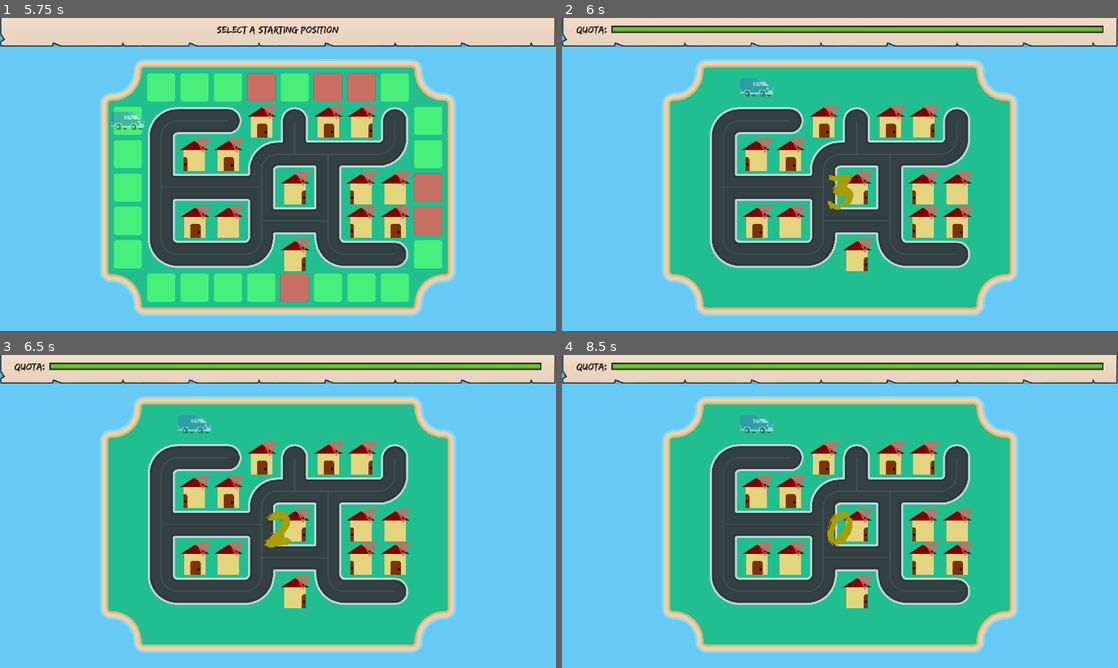
Above: before the commit, frames 1-4 (two rows, left to right).
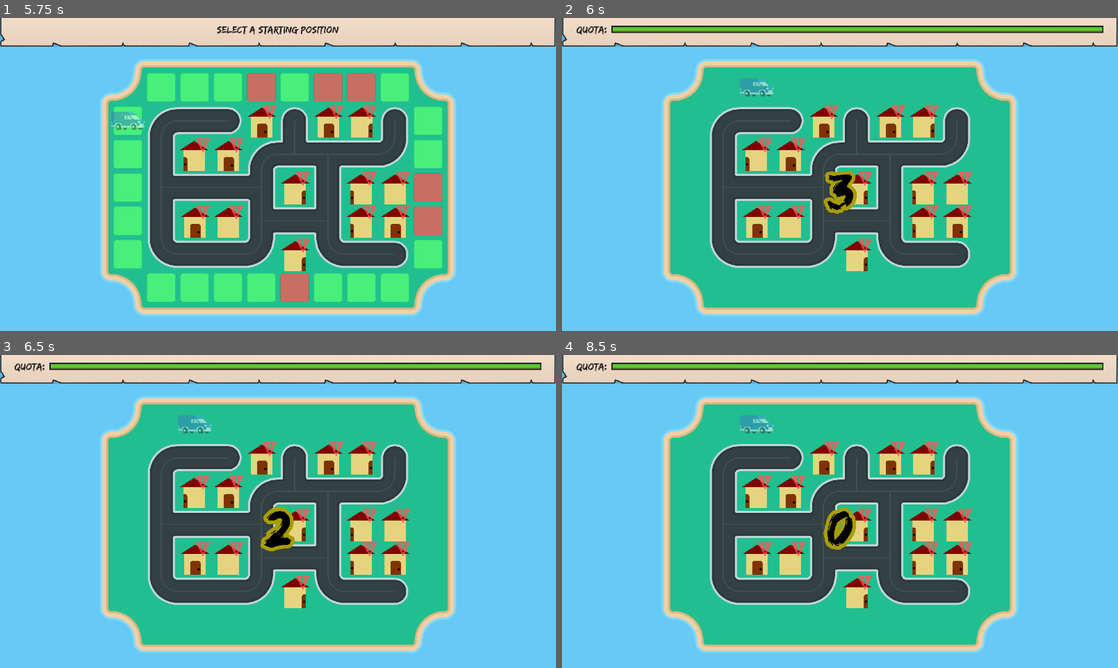
Above: after the commit, the same moments.

Repository: DamienKusters/gmtk2026jam
Game: Godot game, scene res://nodes/game.tscn
Same seed, same stepped clock (60 frames per second), same inputs: the game is played once before the commit and once after it. The engine's default icon, where the game draws it, is replaced by a stand-in: a white triangle on a blue panel in a dark square. Sound files missing from this copy of the repository are replaced by a short silence.
Inputs (mouse positions are in pixels of both pictures, inside the frame that each line leads up to):
- Up to frame 1 (5.75 s): tap Enter at 0.5, 2, 3.5 s; move the mouse to (400, 158) at 0.52 s; hold D (right) 0.53-1.28 s; tap 1 (action1) at 0.6, 3.6 s; tap Space at 1.25, 2.75, 4.25 s; move the mouse to (166, 190) at 1.27 s; hold S (down) 1.28-2.03 s; tap 2 (action2) at 1.35, 4.35 s; move the mouse to (333, 105) at 2.02 s; hold D (right) 2.03-2.78 s; tap 3 (action3) at 2.1, 5.1 s; move the mouse to (250, 237) at 2.77 s; hold W (up) 2.78-3.53 s; click (250, 237) at 2.85 s; move the mouse to (444, 221) at 3.52 s; hold A (left) 3.53-5.03 s; move the mouse to (111, 127) at 4.27 s; move the mouse to (305, 174) at 5.02 s; hold S (down) from 5.03 s (still down)
- Up to frame 2 (6 s): move the mouse to (756, 96) at 5.77 s; release S (down) at 5.78 s; hold D (right) from 5.78 s (still down); click (756, 96) at 5.85 s
- Up to frame 3 (6.5 s): keep holding D (right)
- Up to frame 4 (8.5 s): move the mouse to (962, 495) at 6.52 s; release D (right) at 6.53 s; hold W (up) 6.53-7.28 s; tap 1 (action1) at 6.6 s; move the mouse to (728, 527) at 7.27 s; hold D (right) 7.28-8.03 s; tap 2 (action2) at 7.35 s; move the mouse to (895, 442) at 8.02 s; hold S (down) from 8.03 s (still down); tap 3 (action3) at 8.1 s

Frame 1 is identical in both runs. In frame 2, 0.6% of the frame differs, in the area x 47-53%, y 48-63%; in frame 3, 0.6%; in frame 4, 0.6%.

Commit message:
feat: Start position determines van direction

Diff:
--- a/nodes/ui.gd
+++ b/nodes/ui.gd
@@ -63,6 +63,15 @@
 	@warning_ignore("integer_division")
 	return deliveries_done * (2 * DELIVERY_REWARD + deliveries_done - 1) / 2
 
+func _get_starting_cell_van_direction(coords: Vector2i) -> Vector2i:
+	if coords.y == 0: # Top
+		return Vector2i.DOWN
+	elif coords.x == 9: # Right
+		return Vector2i.LEFT
+	elif coords.y == 6: # Bottom
+		return Vector2i.UP
+	return Vector2i.RIGHT # Left
+
 func _reset_game():
 	pregame = true
 	%Popup.visible = false
@@ -87,6 +96,7 @@
 func _on_pregame_countdown_timeout() -> void:
 	cursor.visible = false
 	%PregameCountdownLabel.visible = false
+	van.direction = _get_starting_cell_van_direction(tilemap_position)
 	van.start(tilemap_position, node_position)
 
 var countdown_tween: Tween
--- a/nodes/ui/ui.tscn
+++ b/nodes/ui/ui.tscn
@@ -139,7 +139,9 @@
 anchor_bottom = 1.0
 grow_horizontal = 2
 grow_vertical = 2
-theme_override_colors/font_color = Color(0.65882355, 0.6156863, 0, 1)
+theme_override_colors/font_color = Color(0, 0, 0, 1)
+theme_override_colors/font_outline_color = Color(0.65882355, 0.6156863, 0, 1)
+theme_override_constants/outline_size = 50
 theme_override_font_sizes/font_size = 180
 text = "3"
 horizontal_alignment = 1
